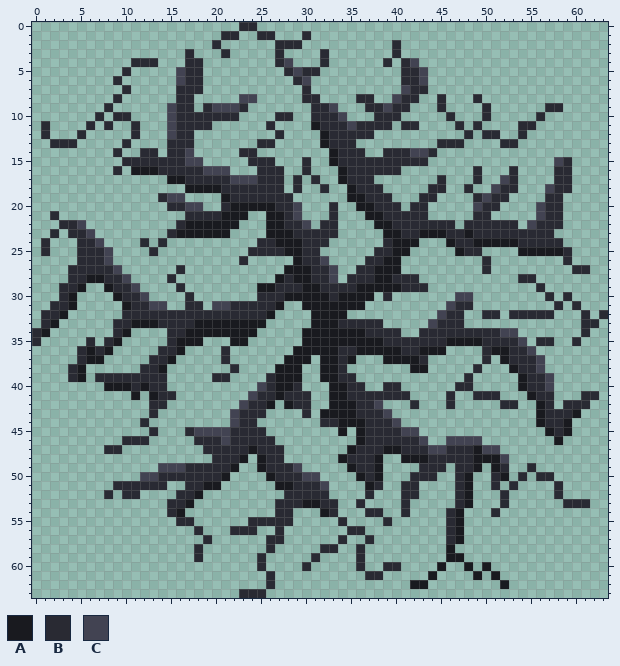
One commit to this pixel-art sprite: Operation_Escape/Assets/Sprite/Effect/Effect_FloorCrack.png. The first picture shows the starting point.
The file is 64x64 pixels.
Palette (. is transparent): A #191a1f  B #292a33  C #424352
After the commit:
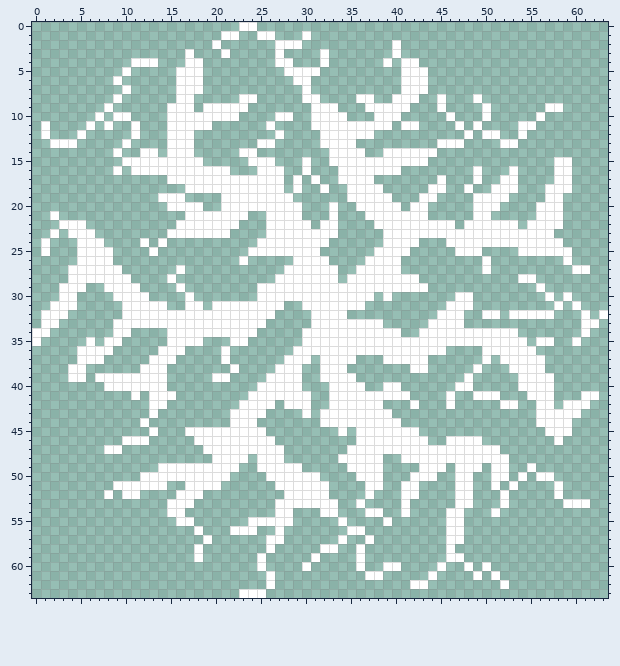
Difference:
colour B: #292a33 -> #ffffff
y 4: x 28 C -> B; x 42 C -> B
y 5: x 16 C -> B; x 29 C -> B; x 43 C -> B
y 6: x 16 C -> B; x 30 C -> B; x 43 C -> B
y 7: x 41 C -> B
y 8: x 23..24 CC -> BB; x 40 C -> B
y 9: x 15 C -> B; x 20..22 CCC -> BBB; x 33 C -> B; x 39 C -> B
y 10: x 15 C -> B; x 34 C -> B
y 11: x 15 C -> B; x 31 A -> B; x 35 C -> B
y 12: x 15 C -> B; x 32 A -> B
y 13: x 32 A -> B
y 14: x 17 C -> B; x 33 A -> B; x 42..43 CC -> BB
y 15: x 17..18 CC -> BB; x 33 A -> B; x 58 C -> B
y 16: x 11..13 AAA -> BBB; x 19..21 CCC -> BBB; x 34 A -> B
y 17: x 15..16 AA -> BB; x 22..24 CCC -> BBB; x 34 A -> B; x 52 C -> B
y 18: x 17..20 AAAA -> BBBB; x 35 A -> B; x 51 C -> B; x 57 C -> B
y 19: x 15..16 CC -> BB; x 21 A -> B; x 35..36 AA -> BB; x 50 C -> B
y 20: x 17..18 CC -> BB; x 22..26 AAAAA -> BBBBB; x 29 C -> B; x 36..37 AA -> BB; x 49 C -> B; x 56 C -> B
y 21: x 21..23 AAA -> BBB; x 26..27 AA -> BB; x 29 C -> B; x 37..38 AA -> BB; x 56 C -> B
y 22: x 5 C -> B; x 17..22 AAAAAA -> BBBBBB; x 26..27 AA -> BB; x 30 C -> B; x 38..39 AA -> BB; x 55 C -> B
y 23: x 6 C -> B; x 16..21 AAAAAA -> BBBBBB; x 26..28 AAA -> BBB; x 39..40 AA -> BB; x 43..45 AAA -> BBB; x 48 A -> B
y 24: x 7 C -> B; x 27..29 AAA -> BBB; x 40..42 AAA -> BBB; x 46 A -> B; x 49..53 AAAAA -> BBBBB
y 25: x 8 C -> B; x 28..29 AA -> BB; x 40..41 AA -> BB; x 47 A -> B; x 54..58 AAAAA -> BBBBB
y 26: x 8 C -> B; x 29 A -> B; x 32 C -> B; x 39..40 AA -> BB
y 27: x 9 C -> B; x 28..30 AAA -> BBB; x 33 C -> B; x 38..40 AAA -> BBB
y 28: x 6..7 AA -> BB; x 10 C -> B; x 27 A -> B; x 29..30 AA -> BB; x 33 C -> B; x 38..39 AA -> BB
y 29: x 5 A -> B; x 8 A -> B; x 11 C -> B; x 25..26 AA -> BB; x 30..31 AA -> BB; x 36..40 AAAAA -> BBBBB
y 30: x 4 A -> B; x 9 A -> B; x 12 C -> B; x 28..32 AAAAA -> BBBBB; x 34..37 AAAA -> BBBB; x 47..48 CC -> BB
y 31: x 4 A -> B; x 10 A -> B; x 13..14 CC -> BB; x 20..21 CC -> BB; x 27 A -> B; x 30..36 AAAAAAA -> BBBBBBB; x 46 C -> B
y 32: x 3 A -> B; x 26 A -> B; x 31..34 AAAA -> BBBB; x 45 C -> B
y 33: x 2 A -> B; x 11..13 AAA -> BBB; x 18..25 AAAAAAAA -> BBBBBBBB; x 31..33 AAA -> BBB; x 44 C -> B
y 34: x 1 A -> B; x 10 A -> B; x 17..24 AAAAAAAA -> BBBBBBBB; x 30..36 AAAAAAA -> BBBBBBB; x 52..53 CC -> BB
y 35: x 9 A -> B; x 16..18 AAA -> BBB; x 22..23 AA -> BB; x 30..38 AAAAAAAAA -> BBBBBBBBB; x 46..49 AAAA -> BBBB; x 54 C -> B
y 36: x 6 A -> B; x 8 A -> B; x 16 A -> B; x 29..33 AAAAA -> BBBBB; x 36..40 AAAAA -> BBBBB; x 43..45 AAA -> BBB; x 51..52 AA -> BB; x 55 C -> B
y 37: x 6..7 AA -> BB; x 15 A -> B; x 28..30 AAA -> BBB; x 32..33 AA -> BB; x 35 A -> B; x 39..42 AAAA -> BBBB; x 52 A -> B; x 56 C -> B
y 38: x 5 A -> B; x 14 A -> B; x 27..29 AAA -> BBB; x 32..33 AA -> BB; x 42..43 AA -> BB; x 53 A -> B; x 56 C -> B
y 39: x 5 A -> B; x 27..29 AAA -> BBB; x 32..33 AA -> BB; x 54 A -> B; x 57 C -> B
y 40: x 8..10 AAA -> BBB; x 12 A -> B; x 25 C -> B; x 27..28 AA -> BB; x 33..34 AA -> BB; x 54 A -> B; x 57 C -> B
y 41: x 11 A -> B; x 13 A -> B; x 24 C -> B; x 27 A -> B; x 33..34 AA -> BB; x 55 A -> B
y 42: x 23 C -> B; x 26 A -> B; x 28 A -> B; x 33..35 AAA -> BBB; x 38 C -> B; x 56 A -> B
y 43: x 22 C -> B; x 32..35 AAAA -> BBBB; x 39 C -> B; x 56 A -> B; x 60 A -> B
y 44: x 22 C -> B; x 34..36 AAA -> BBB; x 40 C -> B; x 56 A -> B; x 59 A -> B
y 45: x 18..21 CCCC -> BBBB; x 34 A -> B; x 36 A -> B; x 41..42 CC -> BB; x 57 A -> B; x 59 A -> B
y 46: x 21 C -> B; x 36 A -> B; x 43 C -> B; x 46..49 CCCC -> BBBB; x 58 A -> B
y 47: x 24 A -> B; x 35 A -> B; x 39..40 AA -> BB; x 44..45 CC -> BB; x 49..51 ACC -> BBB
y 48: x 23 A -> B; x 25 A -> B; x 34 A -> B; x 38 A -> B; x 41..43 AAA -> BBB; x 49..52 AAAC -> BBBB
y 49: x 14..16 CCC -> BBB; x 22 A -> B; x 25 A -> B; x 29 C -> B; x 35 A -> B; x 38 A -> B; x 49 A -> B; x 51 A -> B
y 50: x 12..13 CC -> BB; x 21 A -> B; x 26 A -> B; x 30..31 CC -> BB; x 36 A -> B; x 38 A -> B; x 48 A -> B; x 52 A -> B
y 51: x 19..20 AA -> BB; x 27..28 AA -> BB; x 32 C -> B; x 37 A -> B; x 48 A -> B
y 52: x 18 A -> B; x 48 A -> B
y 53: x 17 A -> B; x 30..31 AA -> BB; x 48 A -> B
y 54: x 16 A -> B; x 32 A -> B; x 47 A -> B
y 55..57: x 47 A -> B
y 58: x 46 A -> B
y 59: x 46..47 AA -> BB
y 60: x 45 A -> B; x 48 A -> B; x 50 A -> B
y 61: x 44 A -> B; x 49 A -> B; x 51 A -> B
y 62: x 42..43 AA -> BB; x 52 A -> B
Where, in picture pixels (left, top, right, bottom), the same in both pictures:
changed: (32, 22, 608, 598)
